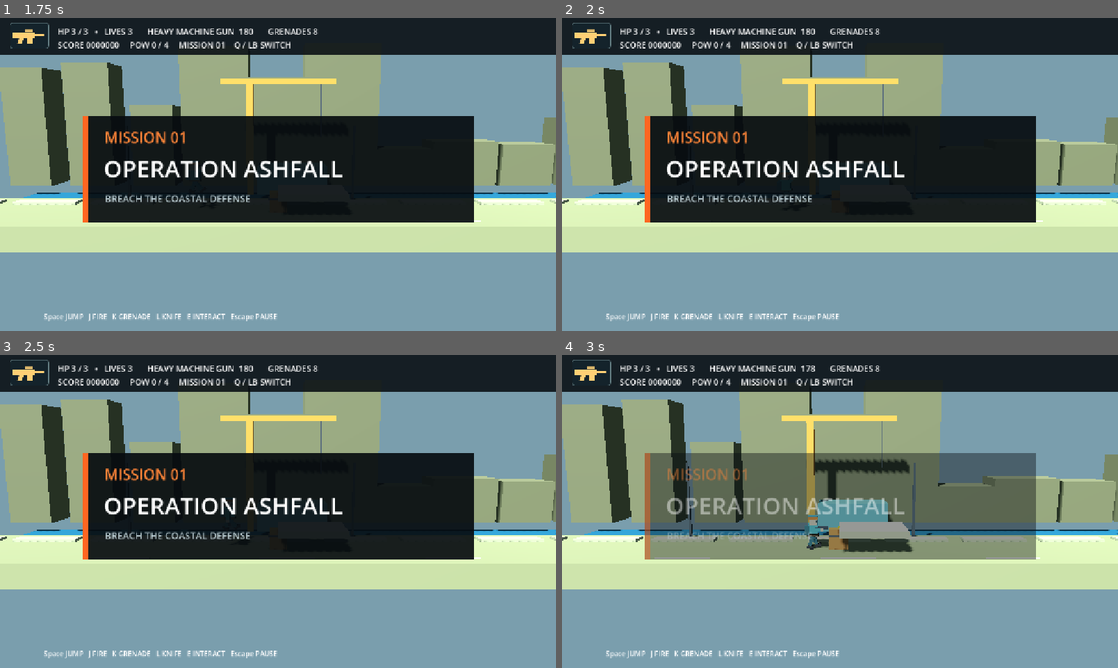
Above: before the commit, frames 1-4 (two rows, left to right).
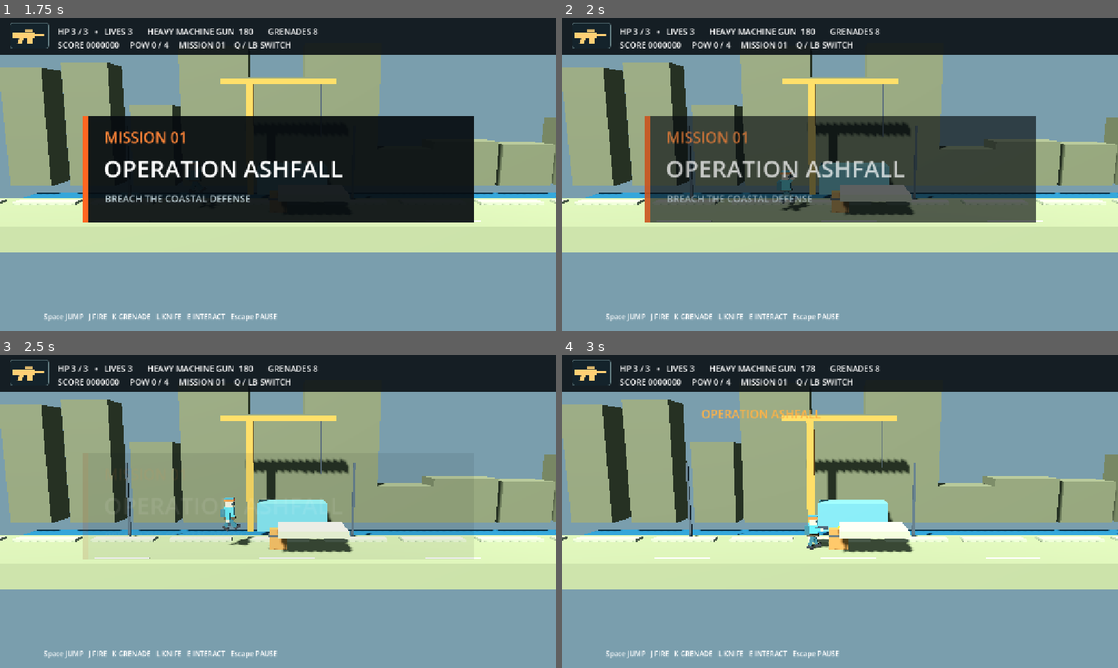
Above: after the commit, the same moments.

Repository: GEEGEEGOOGOO/Iron-Front-
Game: Godot game, scene res://scenes/main.tscn
Same seed, same stepped clock (60 frames per second), same inputs: the game is played once before the commit and once after it.
Inputs (mouse positions are in pixels of both pictures, inside the frame that each line leads up to):
- Up to frame 1 (1.75 s): click "01 / Operation Ashfall" at 0.5 s; tap Enter at 1.25 s; move the mouse to (400, 158) at 1.27 s; hold D (move_right) from 1.28 s (still down); hold W (aim_up) from 1.28 s (still down); click (400, 158) at 1.42 s; tap Space (jump) at 1.52 s
- Up to frame 2 (2 s): keep holding D (move_right); keep holding W (aim_up)
- Up to frame 3 (2.5 s): move the mouse to (166, 527) at 2.02 s; release D (move_right) at 2.03 s; release W (aim_up) at 2.03 s; hold Down from 2.03 s (still down); tap S (crouch) at 2.1 s; tap Space (jump) at 2.27 s
- Up to frame 4 (3 s): move the mouse to (895, 442) at 2.77 s; release Down at 2.78 s; hold D (move_right) from 2.78 s (still down); hold J (fire) from 2.78 s (still down)

Frame 1 is identical in both runs. In frame 2, 21% of the frame differs, in the area x 14-86%, y 31-66%; in frame 3, 24%; in frame 4, 23%.

Commit message:
Clear mission title before first encounter

Diff:
--- a/scripts/main.gd
+++ b/scripts/main.gd
@@ -107,7 +107,7 @@
 	level = load(mission_data.level_scene_path).instantiate()
 	level.process_mode = Node.PROCESS_MODE_PAUSABLE
 	add_child(level)
-	mission_card_time = 2.8
+	mission_card_time = 2.0
 	show_hud()
 	last_state = GameManager.state
 func show_hud() -> void:
Not shown, changed: docs/progress.md
